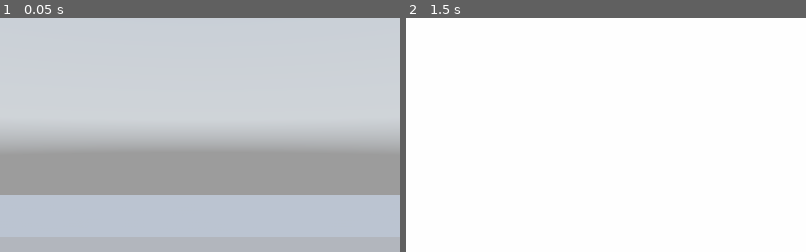
Above: before the commit, frames 1-2 (left to right).
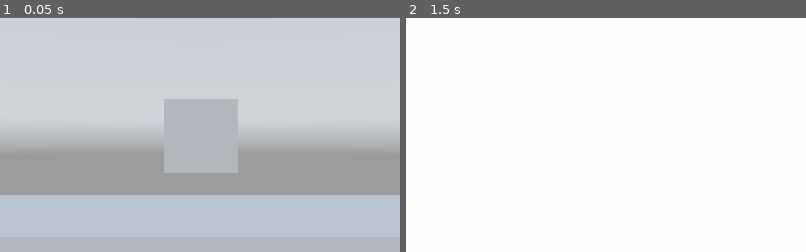
Above: after the commit, the same moments.

Repository: MilkAndBanana01/GODOT-FPS-Toolkit
Game: Godot game, scene res://World/World.tscn
Two runs of this game, one before a commit and one after it. Both use one fixed random seed, a clock stepped at 60 frames per second and the inputs below. A sky picture missing from this copy of the repository is replaced by a grey-blue gradient.
Inputs (mouse positions are % of the whole screen's width and height, from its top left):
- Up to frame 1 (0.05 s): no input
- Up to frame 2 (1.5 s): tap Enter at 0.5 s; move the mouse to (55, 50) at 0.52 s; hold Ctrl (crouch) 0.53-1.28 s; hold W (move_forward) from 0.53 s (still down); tap Space (jump) at 0.77, 1.25 s; move the mouse to (45, 50) at 1.27 s; tap E (interact) at 1.35 s
The pictures show only the part of the screen within x 25-75%, y 25-75%; the shares and areas given below are measured in that part.

The runs differ from the first frame. In frame 1, 3.8% of the frame differs, in the area x 41-60%, y 34-67%; in frame 2, nothing differs.

Commit message:
Buggy dash

Diff:
--- a/GODOT FPS Toolkit (Godot 3.4)/Player/Abilities/Camera/Basic Settings.gd
+++ b/GODOT FPS Toolkit (Godot 3.4)/Player/Abilities/Camera/Basic Settings.gd
@@ -1,5 +1,5 @@
 tool
-extends "res://Player/Abilities/Camera/Camera.gd"
+extends Node
 
 var mouseMovement
 var rotationVelocity: Vector2
@@ -9,10 +9,6 @@
 export var smoothing := true
 export(int,0,100) var smoothRate
 export var lockCamera := false
-
-func _ready():
-	if not Engine.editor_hint:
-		Input.set_mouse_mode(Input.MOUSE_MODE_CAPTURED)
 
 func _input(event: InputEvent) -> void:
 	if event is InputEventMouseMotion:
@@ -31,6 +27,6 @@
 				rotationVelocity = mouseMovement * (sensitivity * 0.25)
 			if not lockCamera:
 				AP.player.rotate_y(-deg2rad(rotationVelocity.x))
-				head.rotate_x(-deg2rad(rotationVelocity.y))
-				head.rotation.x = clamp(head.rotation.x,deg2rad(-90),deg2rad(90))
+				get_parent().head.rotate_x(-deg2rad(rotationVelocity.y))
+				get_parent().head.rotation.x = clamp(get_parent().head.rotation.x,deg2rad(-90),deg2rad(90))
 			mouseMovement = Vector2.ZERO
--- a/GODOT FPS Toolkit (Godot 3.4)/Player/Abilities/Camera/Camera.gd
+++ b/GODOT FPS Toolkit (Godot 3.4)/Player/Abilities/Camera/Camera.gd
@@ -10,6 +10,9 @@
 onready var head = Spatial.new()
 onready var wallCheck = RayCast.new()
 onready var dashCheck = RayCast.new()
+onready var cameraDashPos = MeshInstance.new()
+onready var springArm = SpringArm.new()
+onready var springArmPos = Spatial.new()
 
 var headExists : bool
 var camExists : bool
@@ -36,6 +39,16 @@
 		dashCheck.cast_to = Vector3(0,0,-AP.dashNode.distance)
 		head.call_deferred('add_child',wallCheck)
 		head.call_deferred('add_child',dashCheck)
+		cameraDashPos.name = "cameraDashPos"
+
+		cameraDashPos.mesh = CubeMesh.new()
+		head.call_deferred('add_child',cameraDashPos)
+		cameraDashPos.translation = Vector3(0,0,-AP.dashNode.distance)
+#		springArm.shape = SphereShape.new()
+#		springArm.spring_length = -AP.dashNode.distance
+#		head.call_deferred('add_child',springArm)
+#		springArm.call_deferred('add_child',springArmPos)
+
 	if not camExists:
 		camera.name = 'Camera'
 		head.call_deferred('add_child',camera)
@@ -46,6 +59,7 @@
 func _ready():
 	if not Engine.editor_hint:
 		addCamera()
+		Input.set_mouse_mode(Input.MOUSE_MODE_CAPTURED)
 
 func _process(delta: float) -> void:
 	if not Engine.editor_hint:
--- a/GODOT FPS Toolkit (Godot 3.4)/Player/Abilities/Movement/Dash/Dash.gd
+++ b/GODOT FPS Toolkit (Godot 3.4)/Player/Abilities/Movement/Dash/Dash.gd
@@ -4,11 +4,13 @@
 
 export var enabled := true
 export(int,"Instant","Interpolated") var dashConfiguration := 0
+export(int,"Input-Based","Camera-Based") var dashInput := 0
 export var invicibility := false
+export var fallCancel := true
 export var distance := 10
 export var cooldown := 10
 
-var input := Vector2()
+var input
 onready var moveNode = get_parent().get_node("Move")
 
 var timer = Timer.new()
@@ -19,15 +21,22 @@
 func _ready() -> void:
 	timer.one_shot = true
 	timer.wait_time = cooldown
+	timer.name = "DashTimer"
 	AP.player.call_deferred('add_child',timer)
 
 func _input(event: InputEvent) -> void:
-	input = Vector2(Input.get_action_strength('move_right') - Input.get_action_strength('move_left'),Input.get_action_strength('move_back') - Input.get_action_strength('move_forward'))
+	if dashInput == 0:
+		input = Vector2(Input.get_action_strength('move_right') - Input.get_action_strength('move_left'),Input.get_action_strength('move_back') - Input.get_action_strength('move_forward'))
+#	else:
+#		input = Vector3( - AP.cameraNode.head.global_transform.origin).normalized()
 	if Input.is_action_just_pressed("run") and timer.is_stopped()\
 	and (invicibility or not AP.cameraNode.wallCheck.is_colliding()):
 		if dashConfiguration == 0:
 			if invicibility or (not invicibility and not AP.cameraNode.dashCheck.is_colliding()):
-				AP.player.translate(Vector3(input.x * distance,0,input.y * distance))
+				if dashInput == 0:
+					AP.player.translate(Vector3(input.x * distance,0,input.y * distance))
+				else:
+					AP.player.global_transform.origin = AP.cameraNode.cameraDashPos.global_transform.origin
 				timer.start()
 			else:
 				if AP.cameraNode.dashCheck.is_colliding():
@@ -36,9 +45,10 @@
 					timer.start()
 		else:
 			extraSpeed = (AP.player.transform.basis * Vector3(input.x, 0, input.y)).normalized() * distance
-			AP.gravityNode.gravityVec = Vector3.ZERO
 			timer.start()
 
 func _physics_process(_delta: float) -> void:
 	AP.moveNode.velocity += extraSpeed
 	extraSpeed = lerp(extraSpeed,Vector3.ZERO,0.1)
+	if fallCancel and extraSpeed.length() > 1:
+		AP.gravityNode.gravityVec = Vector3.ZERO
--- a/GODOT FPS Toolkit (Godot 3.4)/World/World.tscn
+++ b/GODOT FPS Toolkit (Godot 3.4)/World/World.tscn
@@ -37,7 +37,8 @@
 jumpLimit = 10
 
 [node name="Dash" parent="Player/Movement" index="4"]
-dashConfiguration = 1
+dashInput = 1
+invicibility = true
 cooldown = 2
 
 [editable path="Player"]
